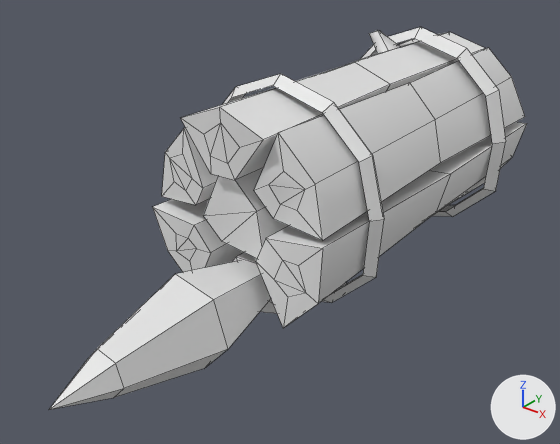
Renders of the FBX model Assets/Models/ChainGun/ChainGun.fbx from each side of a commit.
Camera for both pictures: a camera (50 mm lens) standing at (0.985, -1.509, 0.699) and looking at (-0.008, -0.269, -0.07). The axes (+X, +Y, +Z) are drawn at lower right. The lights are the same throughout. Mesh edges are drawn as thin lines.

Names of what the first picture shows: 'ChainGun', 'ChainGun_Muzzle'.
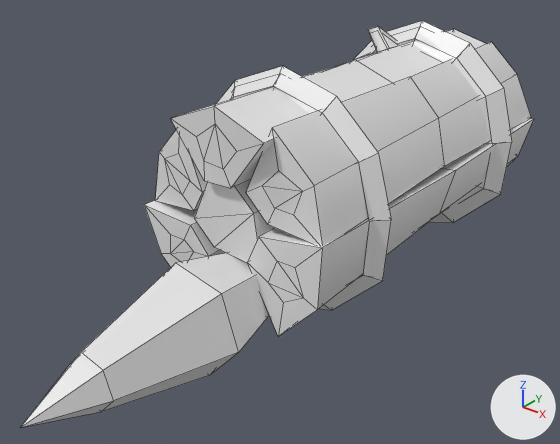
Where the change shows, as pixel boxes (x1, y1, x2, y2) in the pictures (560 x 444 px):
```json
{"object": "ChainGun", "change": "reshaped", "before": [153, 27, 527, 328], "after": [144, 21, 534, 337]}
{"object": "ChainGun_Muzzle", "change": "reshaped", "before": [49, 260, 271, 410], "after": [21, 253, 269, 427], "on screen": "12% wider, 16% taller"}
{"part": 1, "of": "me_circle", "change": "added", "after": [21, 253, 269, 427]}
{"part": 2, "of": "me_cube", "change": "added", "after": [171, 26, 486, 188]}
{"part": 3, "of": "me_cube", "change": "added", "after": [155, 54, 368, 211]}
{"part": 4, "of": "me_cube", "change": "added", "after": [247, 118, 534, 337]}
{"part": 5, "of": "me_cube", "change": "added", "after": [144, 201, 225, 267]}
{"part": 6, "of": "me_cube", "change": "added", "after": [246, 42, 531, 245]}
{"part": 7, "of": "me_cube", "change": "added", "after": [194, 179, 275, 263]}
{"part": 8, "of": "me_cube", "change": "added", "after": [216, 66, 391, 310]}
{"part": 9, "of": "me_cube", "change": "added", "after": [354, 21, 512, 222]}
```

Scene script edits in JSON lines:
```json
{"op": "add", "block": "mat_outline", "code": ["mat_outline = principled_material('Outline')", "mat_outline.base_color = (0.8, 0.8, 0.8)  # white #e7e7e7", "mat_outline.roughness = 0.4"]}
{"block": "me_circle", "where": "me_circle.from_pydata(...)  # 19 vertices, 18 faces; spans x -0.102..0.102, y -0.508..0.05, z -0.098..0.099"}
{"block": "me_circle", "where": "# used by ob_chaingun_muzzle; location = (0.023, -0.425, -0.16)"}
{"block": "me_circle", "change": "me_circle part 1: the loose piece of 19 vertices spanning x -0.102..0.102, y -0.508..0.05, z -0.098..0.099 is copied, and the copy is scaled about its middle by 1.19, then moved by (0.0, -0.002, 0.0); it spans x -0.121..0.122, y -0.564..0.101, z -0.117..0.118"}
{"block": "me_cube", "where": "# used by ob_chaingun; location = (0.0, 0.0, 0.0)"}
{"op": "remove", "block": "me_cube", "code": "me_cube.from_pydata(...)  # 227 vertices, 210 faces; spans x -0.264..0.266, y -0.465..0.535, z -0.269..0.275"}
{"op": "add", "block": "me_cube", "code": "me_cube.from_pydata(...)  # 454 vertices, 420 faces; spans x -0.279..0.28, y -0.483..0.56, z -0.278..0.29"}
{"block": "me_cube", "change": "me_cube part 2: the loose piece of 28 vertices spanning x -0.116..0.11, y -0.465..0.499, z 0.091..0.268 is copied, and the copy is scaled about its middle by (1.11, 1.04, 1.11), then moved by (0.003, 0.001, -0.001), in mat_outline (white #e7e7e7); it spans x -0.126..0.125, y -0.483..0.519, z 0.08..0.277"}
{"block": "me_cube", "change": "me_cube part 3: the loose piece of 24 vertices spanning x -0.239..-0.069, y -0.449..0.528, z -0.021..0.185 is copied, and the copy is scaled about its middle by (1.11, 1.04, 1.11), then moved by (0.002, 0.005, 0.003), in mat_outline (white #e7e7e7); it spans x -0.247..-0.058, y -0.463..0.552, z -0.03..0.2"}
{"block": "me_cube", "change": "me_cube part 4: the loose piece of 20 vertices spanning x 0.071..0.242, y -0.452..0.535, z -0.197..0.018 is copied, and the copy is scaled about its middle by (1.11, 1.04, 1.11), then moved by (0.0, 0.005, -0.002), in mat_outline (white #e7e7e7); it spans x 0.062..0.251, y -0.467..0.56, z -0.212..0.028"}
{"block": "me_cube", "change": "me_cube part 5: the loose piece of 20 vertices spanning x -0.238..-0.05, y -0.445..0.529, z -0.214..-0.029 is copied, and the copy is scaled about its middle by (1.11, 1.04, 1.11), then moved by (-0.001, 0.005, -0.002), in mat_outline (white #e7e7e7); it spans x -0.25..-0.04, y -0.459..0.553, z -0.226..-0.021"}
{"block": "me_cube", "change": "me_cube part 6: the loose piece of 20 vertices spanning x 0.052..0.233, y -0.443..0.524, z 0.025..0.216 is copied, and the copy is scaled about its middle by (1.11, 1.04, 1.11), then moved by (0.0, 0.005, 0.002), in mat_outline (white #e7e7e7); it spans x 0.042..0.243, y -0.457..0.548, z 0.017..0.229"}
{"block": "me_cube", "change": "me_cube part 7: the loose piece of 15 vertices spanning x -0.094..0.087, y -0.441..0.526, z -0.073..0.118 is copied, and the copy is scaled about its middle by (1.11, 1.04, 1.11), then moved by (0.0, 0.0, 0.003), in mat_outline (white #e7e7e7); it spans x -0.104..0.098, y -0.46..0.545, z -0.081..0.131"}
{"block": "me_cube", "change": "me_cube part 8: a new loose piece of 36 vertices spanning x -0.277..0.278, y -0.317..-0.226, z -0.274..0.289, in mat_outline (white #e7e7e7)"}
{"block": "me_cube", "change": "me_cube part 9: a new loose piece of 36 vertices spanning x -0.279..0.28, y 0.258..0.362, z -0.275..0.29, in mat_outline (white #e7e7e7)"}
{"op": "add", "block": "me_cube", "code": "me_cube.materials.append(mat_outline)  # white #e7e7e7"}
```
